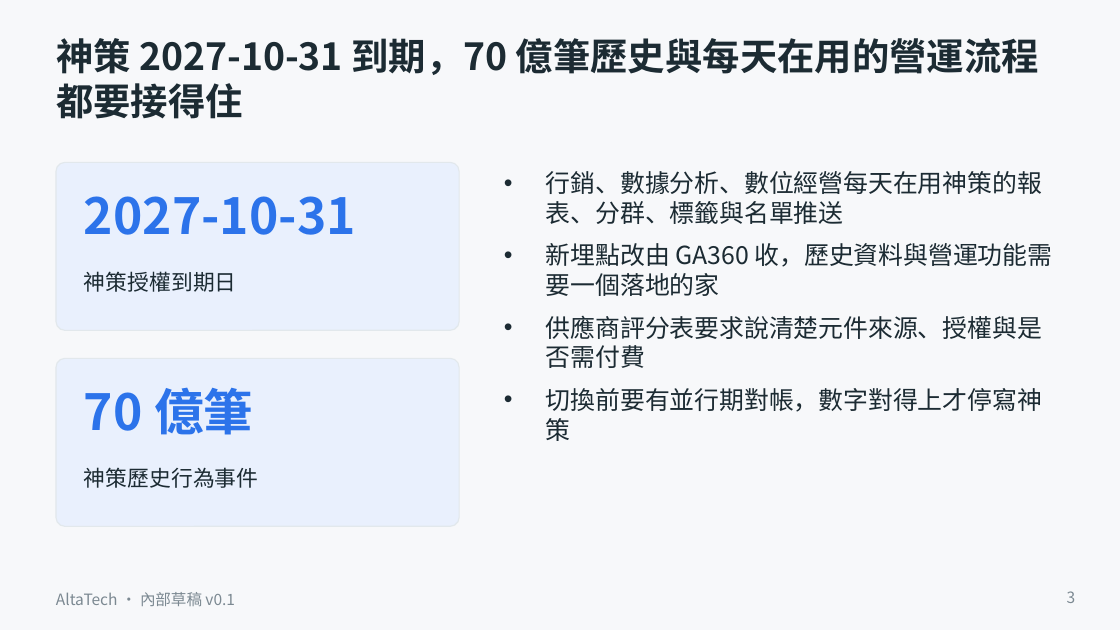
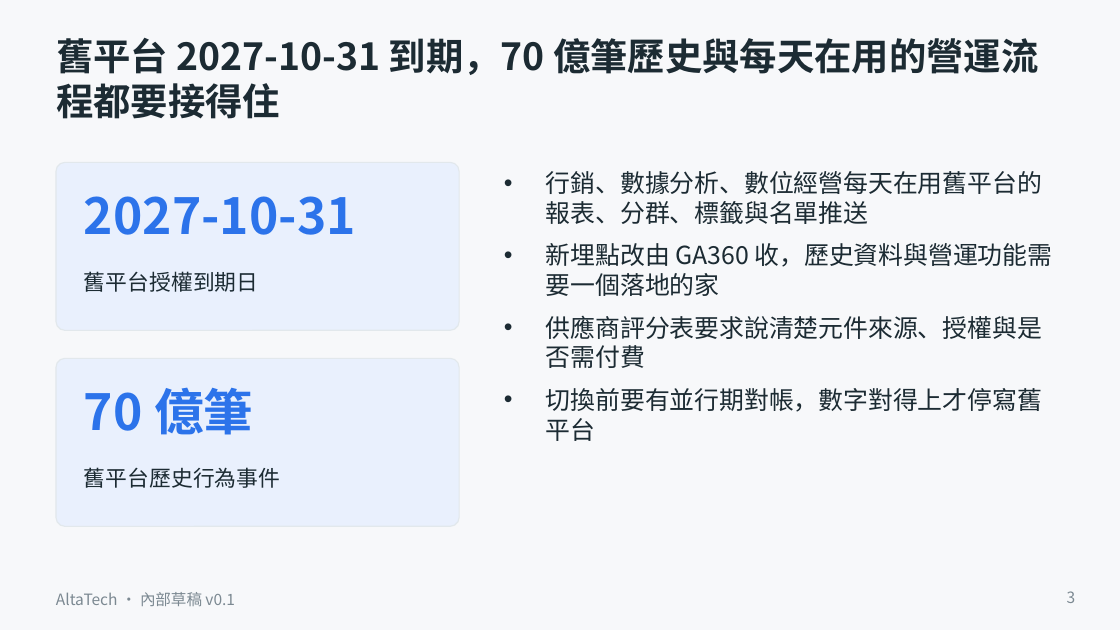
Before and after one commit to ALTA-TECH2025/altatech-dmp, a slide deck: slide 3 of docs/decks/sinopac-dmp-proposal-v0.1.pptx. Drawn at 1120x630 pixels with LibreOffice and Linux fonts; fonts in the diff are those of the drawing. Boxes give left, top, right and bottom in pixels: in the first picture for what was removed or moved away, otherwise in the second. Text is boxed around its words. In the diff, an @@ line names an element or a change of style, - is before the commit and + after.

Commit message:
文件：全部文件改用中性用語（舊平台、V 平台），六份文件改名
docs/01、05、22、28、29、37 檔名與內文、其餘文件、README／AGENTS／CLAUDE、架構圖 SVG 與提案簡報建置腳本：
客戶既有行為分析平台一律稱「舊平台」，比較對象稱「V 平台」（V-CDP／V-埋點分析／V-AB 測試），原廠文件連結改為「舊平台原廠文件」；
提案簡報 pptx 重新建置。

```diff
--- a/docs/decks/sinopac-dmp-proposal-v0.1.pptx
+++ b/docs/decks/sinopac-dmp-proposal-v0.1.pptx
@@ title at (56,38,1038,119): text changed @@
-神策 2027-10-31 到期，70 億筆歷史與每天在用的營運流程都要接得住
+舊平台 2027-10-31 到期，70 億筆歷史與每天在用的營運流程都要接得住
@@ text at (546,171,1042,224): text changed @@
-• 行銷、數據分析、數位經營每天在用神策的報表、分群、標籤與名單推送
+• 行銷、數據分析、數位經營每天在用舊平台的報表、分群、標籤與名單推送
@@ text at (84,271,258,292): text changed @@
-神策授權到期日
+舊平台授權到期日
@@ text at (546,388,1042,441): text changed @@
-• 切換前要有並行期對帳，數字對得上才停寫神策
+• 切換前要有並行期對帳，數字對得上才停寫舊平台
@@ text at (84,467,280,488): text changed @@
-神策歷史行為事件
+舊平台歷史行為事件
```
Also in this commit, not shown: 11 other slides changed, 40 other files.
